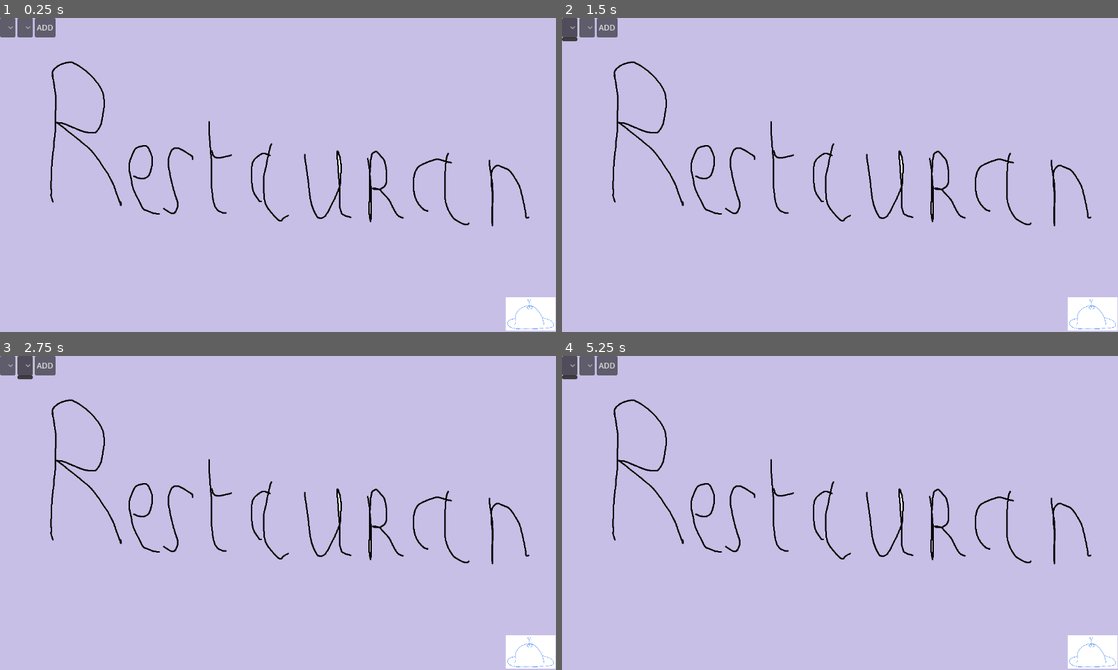
Above: before the commit, frames 1-4 (two rows, left to right).
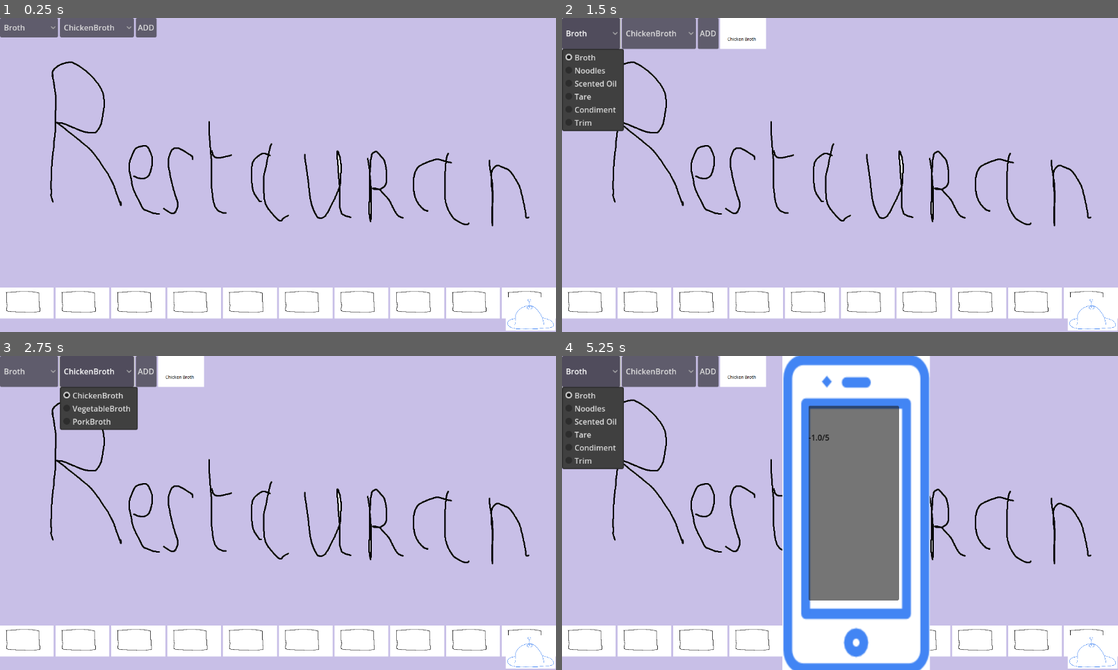
Above: after the commit, the same moments.

Repository: Hardy-Thomas/RyuNoFoku
Game: Godot game, scene res://scenes/main.tscn
The game is run twice, just before and just after one commit, with the same random seed, the same clock (stepped at 60 frames per second) and the same inputs.
Inputs (mouse positions are in pixels of both pictures, inside the frame that each line leads up to; where the layout moved, square brackets give the same spot in the first picture):
- Up to frame 1 (0.25 s): no input
- Up to frame 2 (1.5 s): click "ADD" at 0.5 s; click (589, 33) [567, 27] at 1.25 s
- Up to frame 3 (2.75 s): click (94, 371) [27, 365] at 2 s
- Up to frame 4 (5.25 s): click (1079, 641) at 2.75 s; click (851, 503) at 3.52 s; click (1090, 651) at 4.25 s; click (589, 371) [567, 365] at 5 s

The runs differ from the first frame. In frame 1, 10% of the frame differs, in the area x 0-100%, y 0-96%; in frame 2, 15%; in frame 3, 14%; in frame 4, 38%, in the area x 0-100%, y 0-100%.
Error before the commit: Parse Error: Function "organize_ingredients_by_category()" not found in base self. (res://scripts/main.gd:36)

Commit message:
resolve problem

Diff:
--- a/scripts/main.gd
+++ b/scripts/main.gd
@@ -37,21 +37,66 @@
 	setup_dropdowns()
 	setup_board()
 	position_board_bottom()
+	validate_button.pressed.connect(on_validate)
+	add_button.pressed.connect(on_add_ingredient)
 
+func organize_ingredients_by_category():
+	ingredients_by_category = {}
+	for ingredient in INGREDIENTS:
+		var category = ingredient["category"]
+		if not ingredients_by_category.has(category):
+			ingredients_by_category[category] = []
+		ingredients_by_category[category].append(ingredient)
 
+func setup_dropdowns():
+	# Setup category dropdown
+	category_dropdown.clear()
+	var categories = ingredients_by_category.keys()
+	categories.sort()
 
+	for category in categories:
+		category_dropdown.add_item(category.capitalize())
 
+	# Connect signal
+	category_dropdown.item_selected.connect(on_category_selected)
 
-func setup_shelf():
-	if shelf is HBoxContainer:
-		convert_to_grid_container(shelf)
+	# Setup initial ingredient dropdown
+	update_ingredient_dropdown(0)
 
-	for ing in INGREDIENTS:
-		var icon = preload("res://scenes/ingredient_icon.tscn").instantiate()
-		icon.texture = load(ing.picture)
-		icon.ingredient_name = ing.name
-		icon.custom_minimum_size = Vector2(64, 64)
-		shelf.add_child(icon)
+func on_category_selected(index):
+	update_ingredient_dropdown(index)
+
+func update_ingredient_dropdown(category_index):
+	ingredient_dropdown.clear()
+
+	var categories = ingredients_by_category.keys()
+	categories.sort()
+	var selected_category = categories[category_index]
+	var ingredients = ingredients_by_category[selected_category]
+
+	for ingredient in ingredients:
+		ingredient_dropdown.add_item(ingredient["name"])
+
+func on_add_ingredient():
+	var category_index = category_dropdown.selected
+	var ingredient_index = ingredient_dropdown.selected
+
+	var categories = ingredients_by_category.keys()
+	categories.sort()
+	var selected_category = categories[category_index]
+	var ingredients = ingredients_by_category[selected_category]
+	var selected_ingredient = ingredients[ingredient_index]
+
+	# Ajouter l'ingrédient à la shelf
+	add_ingredient_to_shelf(selected_ingredient)
+
+func add_ingredient_to_shelf(ingredient):
+	var icon = preload("res://scenes/ingredient_icon.tscn").instantiate()
+	icon.texture = load(ingredient["picture"])
+	icon.ingredient_name = ingredient["name"]
+	icon.custom_minimum_size = Vector2(64, 64)
+	icon.size_flags_horizontal = Control.SIZE_SHRINK_CENTER
+	shelf.add_child(icon)
 
 
 func setup_board():
